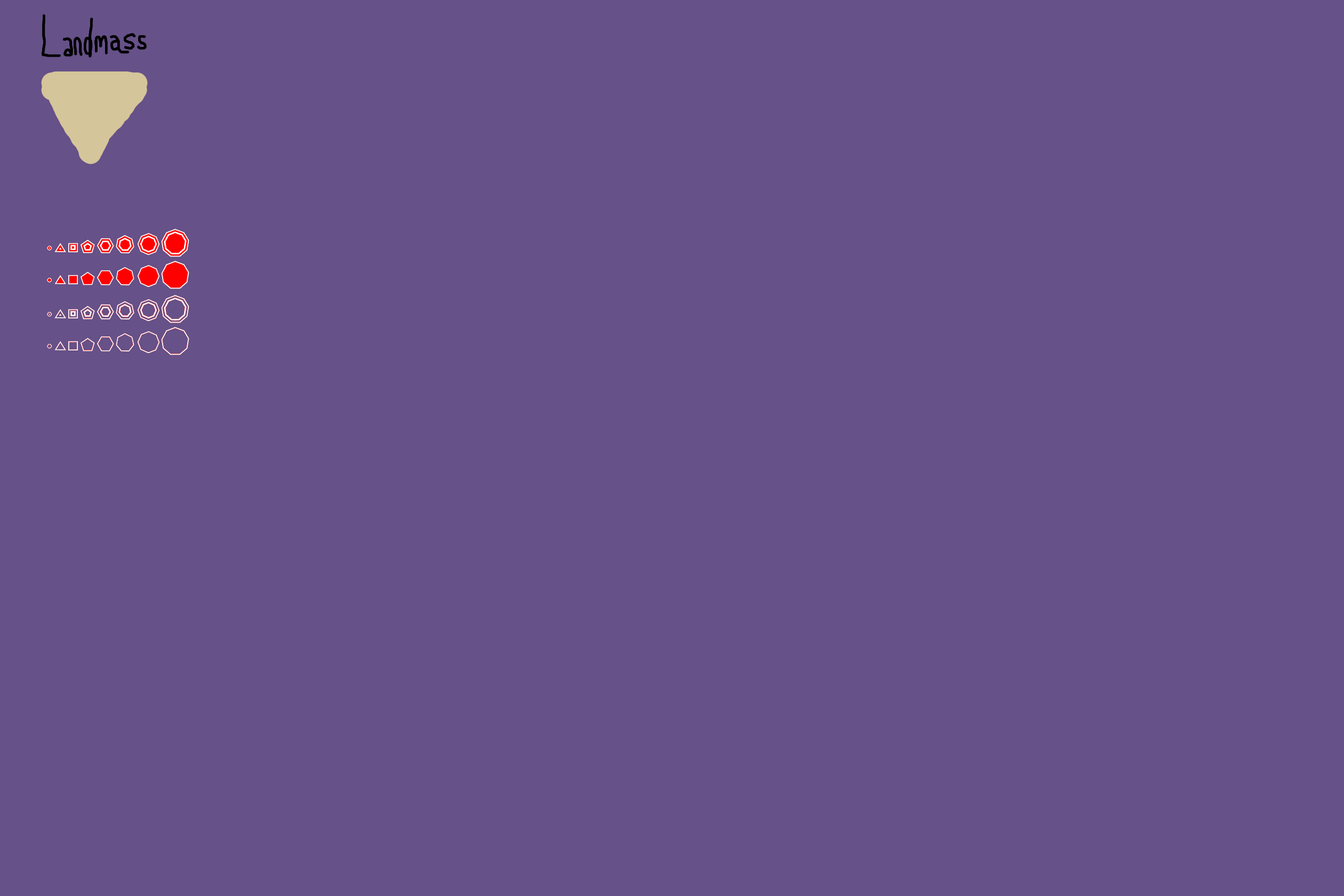
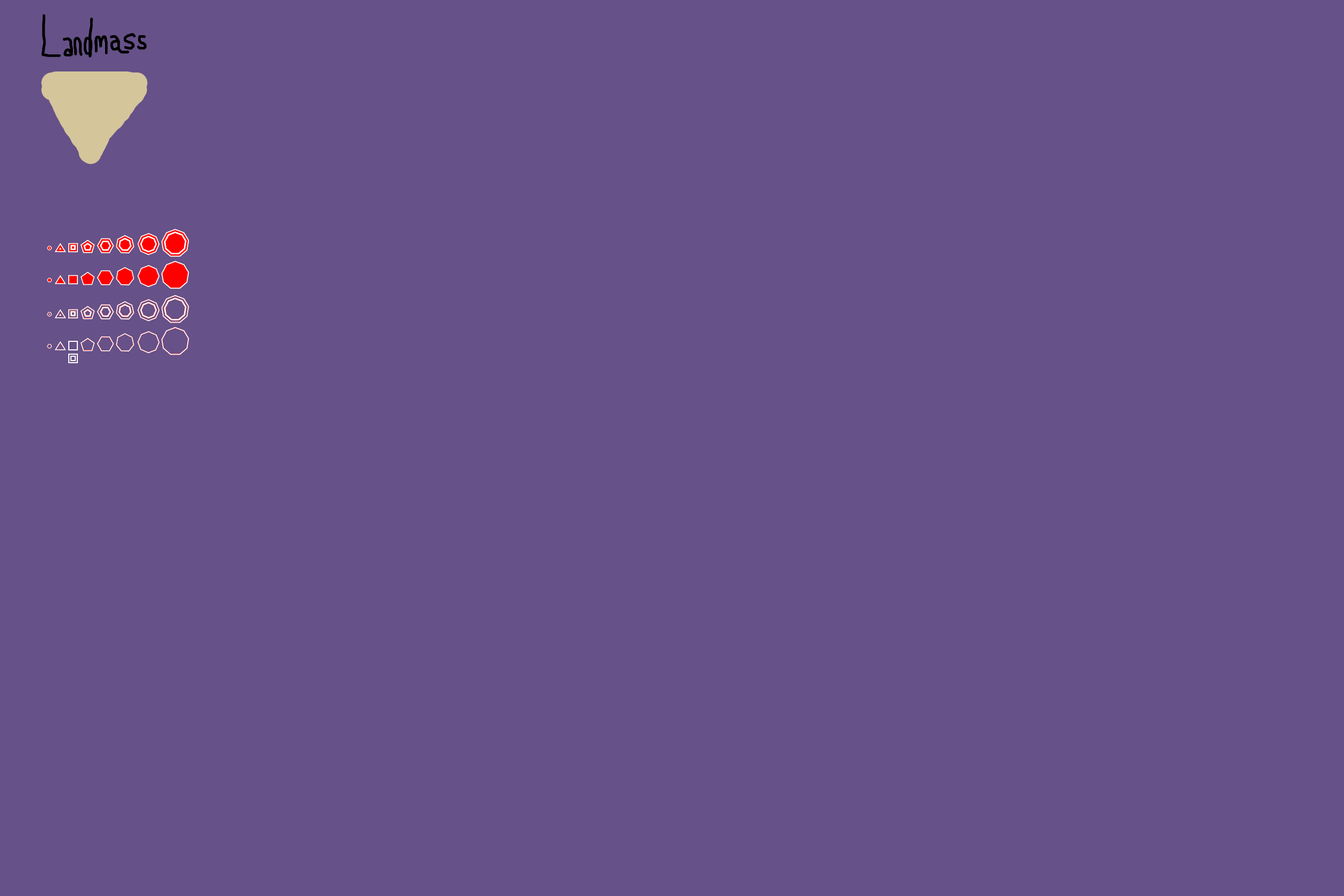
The second 1344x896 image is a revision of the first. Changes to its layers:
added layer "Kopia Warstwa malowania 1 (wklejone)" (1st of 2) above "Kopia Warstwa malowania 1 (wklejone)" over (x1=68, y1=340, x2=78, y2=364)
painted on "Kopia Warstwa malowania 1 (wklejone)" (2nd of 2) over (x1=68, y1=340, x2=78, y2=364)
painted on "Tło" over (x1=68, y1=340, x2=78, y2=364)
